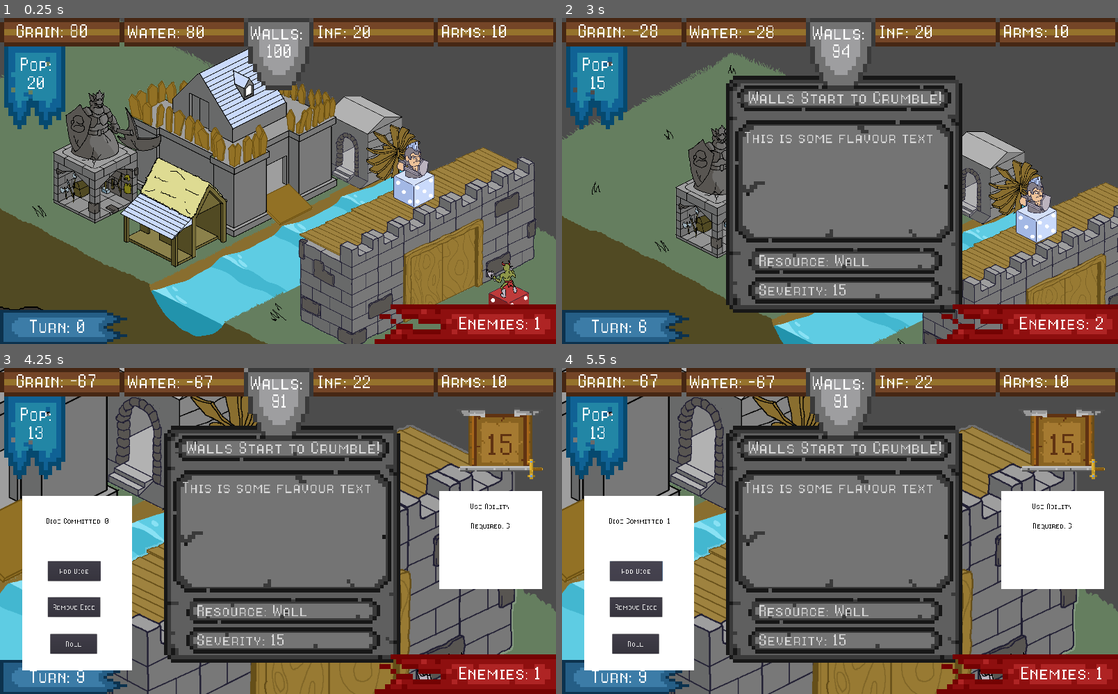
Above: before the commit, frames 1-4 (two rows, left to right).
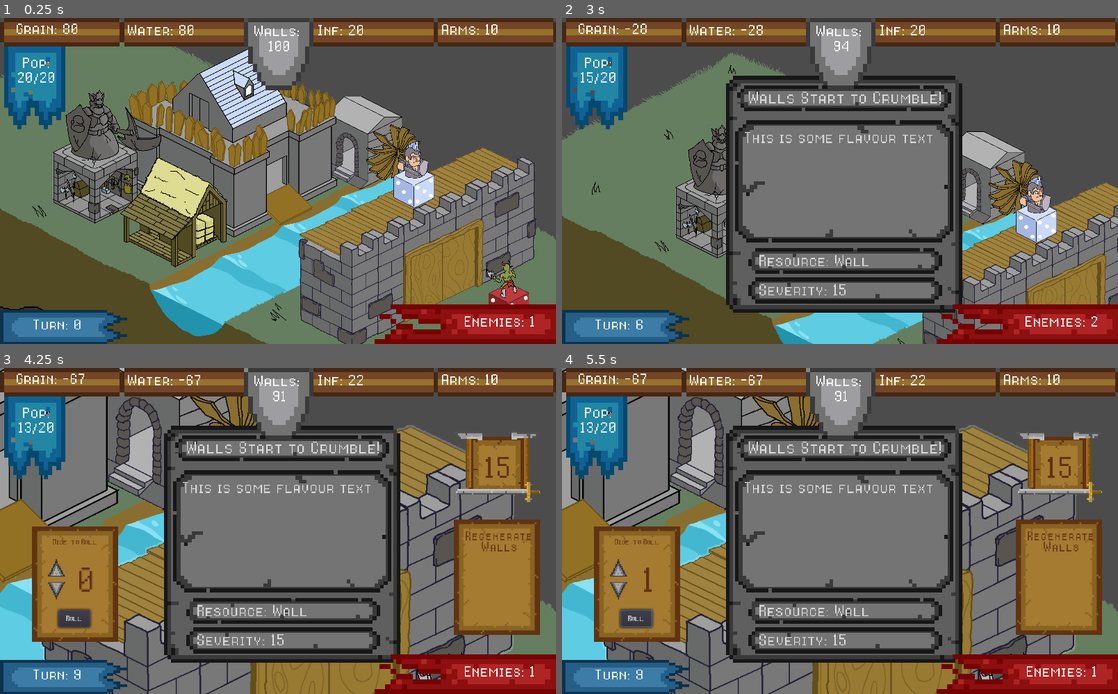
Above: after the commit, the same moments.

Repository: CapsCollective/rng-stronghold
Game: Godot game, scene res://scenes/main.tscn
Two runs of this game, one before a commit and one after it. Both use one fixed random seed, a clock stepped at 60 frames per second and the inputs below.
Inputs (mouse positions are in pixels of both pictures, inside the frame that each line leads up to; where the layout moved, square brackets give the same spot in the first picture):
- Up to frame 1 (0.25 s): no input
- Up to frame 2 (3 s): tap Enter (ui_accept) at 0.5, 0.77, 1.25, 1.52, 2, 2.75 s; move the mouse to (934, 145) at 0.52 s; press the mouse at (934, 145) at 0.53 s; move the mouse to (801, 135) at 1.27 s; release the mouse at (801, 135) at 1.28 s; right-click (801, 135) at 1.35 s; click (801, 135) at 1.42 s; move the mouse to (728, 190) at 2.02 s; press the mouse at (728, 190) at 2.03 s; move the mouse to (795, 246) at 2.77 s; release the mouse at (795, 246) at 2.78 s; right-click (795, 246) at 2.85 s; click (795, 246) at 2.92 s
- Up to frame 3 (4.25 s): tap Enter (ui_accept) at 3.02, 3.5, 3.77 s; move the mouse to (478, 583) at 3.52 s; press the mouse at (478, 583) at 3.53 s
- Up to frame 4 (5.5 s): release the mouse at (1040, 583) at 4.25 s; click "Roll" at 4.25 s; click (617, 566) [634, 570] at 5 s

The runs differ from the first frame. In frame 1, 2.8% of the frame differs, in the area x 3-97%, y 1-97%; in frame 2, 1.5%; in frame 3, 22%; in frame 4, 22%, in the area x 3-98%, y 1-97%.

Commit message:
Added even more UI and misc fixes I really don't even know at this point

Diff:
--- a/scenes/building_interface.gd
+++ b/scenes/building_interface.gd
@@ -28,8 +28,9 @@
 					current_event = null
 
 func add_dice():
-	dice_to_roll += 1
-	update_display()
+	if dice_to_roll < $"../../".dice:
+		dice_to_roll += 1
+		update_display()
 
 func remove_dice():
 	if dice_to_roll > 0:
@@ -40,7 +41,7 @@
 	if current_event:
 		$Target/Label.text = str(current_event['amount'])
 	$Target.visible = current_event and current_event['amount'] > 0
-	$DiceButtons/DiceNumberLabel.text = "Dice Committed: " + str(dice_to_roll)
+	$DiceButtons/DiceNumberLabel.text = str(dice_to_roll)
 
 func roll_dice():
 	$"../../".dice -= dice_to_roll
--- a/scenes/building_interface.tscn
+++ b/scenes/building_interface.tscn
@@ -1,15 +1,23 @@
-[gd_scene load_steps=8 format=2]
+[gd_scene load_steps=13 format=2]
 
 [ext_resource path="res://res/8bitOperatorPlusSC-Regular.ttf" type="DynamicFontData" id=1]
 [ext_resource path="res://scenes/building_interface.gd" type="Script" id=2]
 [ext_resource path="res://res/dice_box.png" type="Texture" id=3]
+[ext_resource path="res://res/box.png" type="Texture" id=4]
+[ext_resource path="res://res/arrow.png" type="Texture" id=5]
+[ext_resource path="res://res/arrow_down.png" type="Texture" id=6]
 
 [sub_resource type="DynamicFont" id=1]
-size = 30
+size = 9
 font_data = ExtResource( 1 )
 
 [sub_resource type="DynamicFont" id=2]
-size = 30
+size = 10
+extra_spacing_bottom = -6
+font_data = ExtResource( 1 )
+
+[sub_resource type="DynamicFont" id=6]
+size = 34
 font_data = ExtResource( 1 )
 
 [sub_resource type="DynamicFont" id=4]
@@ -19,76 +27,102 @@
 [sub_resource type="RectangleShape2D" id=3]
 extents = Vector2( 60.3813, 64.9693 )
 
+[sub_resource type="DynamicFont" id=5]
+size = 12
+extra_spacing_bottom = -8
+font_data = ExtResource( 1 )
+
 [node name="BuildingInterface" type="Node2D"]
 position = Vector2( 0, 0.679001 )
 scale = Vector2( 0.414592, 0.414592 )
 script = ExtResource( 2 )
 
-[node name="DiceButtons" type="ColorRect" parent="."]
-margin_left = 97.0
-margin_top = 567.0
-margin_right = 585.0
-margin_bottom = 1340.0
-rect_pivot_offset = Vector2( 98.7322, 353.971 )
-__meta__ = {
-"_edit_use_anchors_": false
-}
+[node name="DiceButtons" type="Sprite" parent="."]
+position = Vector2( 331.993, 958.232 )
+scale = Vector2( 4, 4 )
+texture = ExtResource( 4 )
 
 [node name="RollDiceButton" type="Button" parent="DiceButtons"]
 anchor_left = 1.5634e-08
 anchor_top = 1.57918e-07
 anchor_right = 1.5634e-08
 anchor_bottom = 1.57918e-07
-margin_left = 124.889
-margin_top = 611.885
-margin_right = 331.889
-margin_bottom = 699.885
+margin_left = -19.0478
+margin_top = 28.1466
+margin_right = 16.9522
+margin_bottom = 48.1466
 custom_fonts/font = SubResource( 1 )
 text = "Roll"
 __meta__ = {
 "_edit_use_anchors_": false
 }
 
-[node name="AddDiceButton" type="Button" parent="DiceButtons"]
-margin_left = 113.599
-margin_top = 288.97
-margin_right = 347.599
-margin_bottom = 376.97
-custom_fonts/font = SubResource( 1 )
-text = "Add Dice"
+[node name="AddDiceButton" type="ToolButton" parent="DiceButtons"]
+anchor_left = 7.94729e-08
+anchor_top = 0.00451708
+anchor_right = 0.111226
+anchor_bottom = 0.00451708
+margin_left = -33.9052
+margin_top = -30.8199
+margin_right = -0.58287
+margin_bottom = 9.18011
+rect_scale = Vector2( 0.6, 0.6 )
+focus_mode = 0
+enabled_focus_mode = 0
+icon = ExtResource( 5 )
 __meta__ = {
 "_edit_use_anchors_": false
 }
 
-[node name="RemoveDiceButton" type="Button" parent="DiceButtons"]
-margin_left = 114.053
-margin_top = 448.779
-margin_right = 347.053
-margin_bottom = 536.779
-custom_fonts/font = SubResource( 1 )
-text = "Remove Dice"
+[node name="RemoveDiceButton" type="ToolButton" parent="DiceButtons"]
+anchor_left = 7.94729e-08
+anchor_top = 0.00451708
+anchor_right = 0.111226
+anchor_bottom = 0.00451708
+margin_left = -34.4834
+margin_top = -5.66812
+margin_right = -1.16107
+margin_bottom = 34.3319
+rect_scale = Vector2( 0.6, 0.6 )
+focus_mode = 0
+enabled_focus_mode = 0
+icon = ExtResource( 6 )
+__meta__ = {
+"_edit_use_anchors_": false
+}
+
+[node name="Label" type="Label" parent="DiceButtons"]
+anchor_top = -0.00106534
+anchor_bottom = -0.00106533
+margin_left = -49.2891
+margin_top = -53.5745
+margin_right = 47.7109
+margin_bottom = -22.5745
+custom_fonts/font = SubResource( 2 )
+custom_colors/font_color = Color( 0.380392, 0.203922, 0.0745098, 1 )
+text = "Dice to Roll"
+align = 1
 __meta__ = {
 "_edit_use_anchors_": false
 }
 
 [node name="DiceNumberLabel" type="Label" parent="DiceButtons"]
-anchor_top = -0.00106534
-anchor_bottom = -0.00106533
-margin_left = 3.8147e-05
-margin_top = 4.82225
-margin_right = 489.0
-margin_bottom = 216.822
-custom_fonts/font = SubResource( 2 )
-custom_colors/font_color = Color( 0, 0, 0, 1 )
-text = "Dice Committed: 0"
+anchor_top = 0.00119331
+anchor_bottom = 0.00119333
+margin_left = -9.7109
+margin_top = -30.0296
+margin_right = 35.2891
+margin_bottom = 17.9704
+custom_fonts/font = SubResource( 6 )
+custom_colors/font_color = Color( 0.380392, 0.203922, 0.0745098, 1 )
+text = "0"
 align = 1
-valign = 1
 __meta__ = {
 "_edit_use_anchors_": false
 }
 
 [node name="Target" type="Sprite" parent="."]
-position = Vector2( 2026.79, 174.985 )
+position = Vector2( 2014.07, 276.748 )
 scale = Vector2( 4, 4 )
 texture = ExtResource( 3 )
 centered = false
@@ -117,29 +151,23 @@
 position = Vector2( 118.693, 116.619 )
 shape = SubResource( 3 )
 
-[node name="ColorRect3" type="ColorRect" parent="."]
-margin_left = 1949.38
-margin_top = 544.005
-margin_right = 2405.38
-margin_bottom = 979.005
-__meta__ = {
-"_edit_use_anchors_": false
-}
+[node name="Box" type="Sprite" parent="."]
+position = Vector2( 2205.36, 927.241 )
+scale = Vector2( 4, 4 )
+texture = ExtResource( 4 )
 
-[node name="Label2" type="Label" parent="ColorRect3"]
-anchor_top = -0.00106534
-anchor_bottom = -0.00106533
-margin_left = 6.0
-margin_top = 5.46342
-margin_right = 448.0
-margin_bottom = 217.463
-custom_fonts/font = SubResource( 2 )
-custom_colors/font_color = Color( 0, 0, 0, 1 )
-text = "Use Ability
-
-Required: 6"
+[node name="Label2" type="Label" parent="Box"]
+anchor_top = 0.0011932
+anchor_bottom = 0.00119317
+margin_left = -36.0
+margin_top = -55.1527
+margin_right = 37.0
+margin_bottom = -24.1527
+custom_fonts/font = SubResource( 5 )
+custom_colors/font_color = Color( 0.380392, 0.203922, 0.0745098, 1 )
+text = "Regenerate
+Walls"
 align = 1
-valign = 1
 __meta__ = {
 "_edit_use_anchors_": false
 }
--- a/scenes/resource_bar.tscn
+++ b/scenes/resource_bar.tscn
@@ -6,7 +6,7 @@
 [ext_resource path="res://res/EnemyBanner.png" type="Texture" id=4]
 
 [sub_resource type="DynamicFont" id=1]
-size = 48
+size = 40
 extra_spacing_bottom = -15
 font_data = ExtResource( 1 )
 
@@ -69,7 +69,7 @@
 }
 
 [node name="EnemiesLabel" type="Label" parent="."]
-anchor_left = -0.000671506
+anchor_left = -0.000671566
 anchor_top = 0.026422
 anchor_right = -0.000671566
 anchor_bottom = 0.026422
--- a/scripts/event_manager.gd
+++ b/scripts/event_manager.gd
@@ -123,7 +123,7 @@
 	$"HUDCanvas/ResourceBar/WallsLabel".text = "Walls: " +   "\n" + str(walls)
 	$"HUDCanvas/ResourceBar/TurnLabel".text = "Turn: " + str(turn)
 	$"HUDCanvas/ResourceBar/EnemiesLabel".text = "Enemies: " + str(enemies)
-	$"HUDCanvas/ResourceBar/DiceLabel".text = "Pop: " + str(dice)
+	$"HUDCanvas/ResourceBar/DiceLabel".text = "Pop: " + str(dice) + "/" + str(20)
 
 func display_active_events():
 	print(active_events)
Binary file added: res/arrow.png
Not shown, added: res/arrow.png.import
Binary file added: res/arrow_down.png
Not shown, added: res/arrow_down.png.import
Binary file added: res/box.png
Not shown, added: res/box.png.import
Binary file changed: res/buildings/granary2.png
Not shown: 1 places in scenes/main.tscn that only renumber resources
